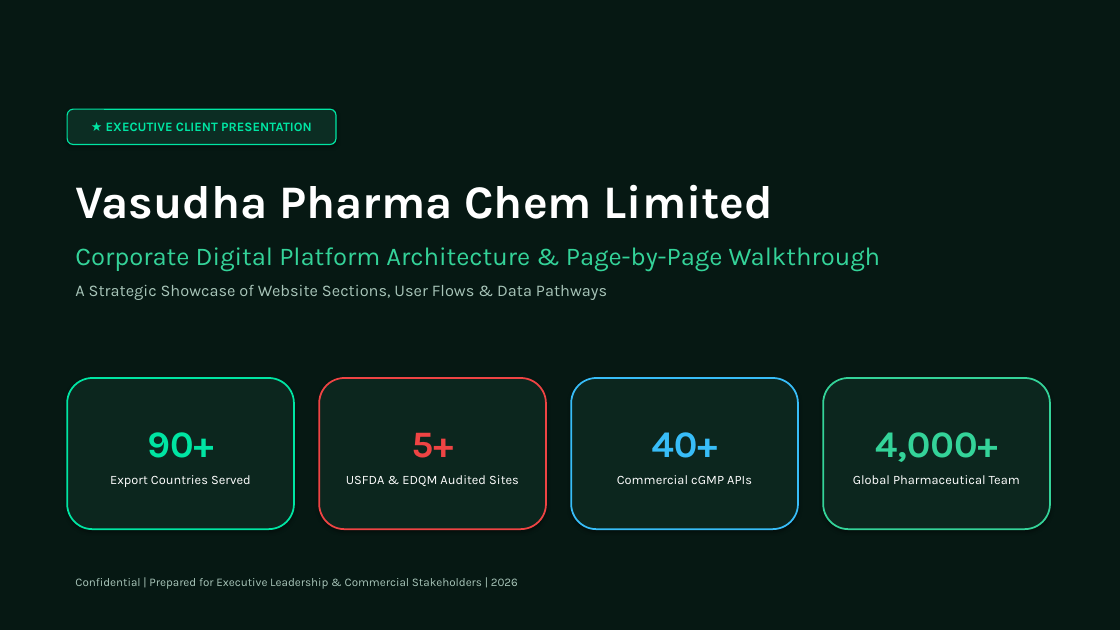
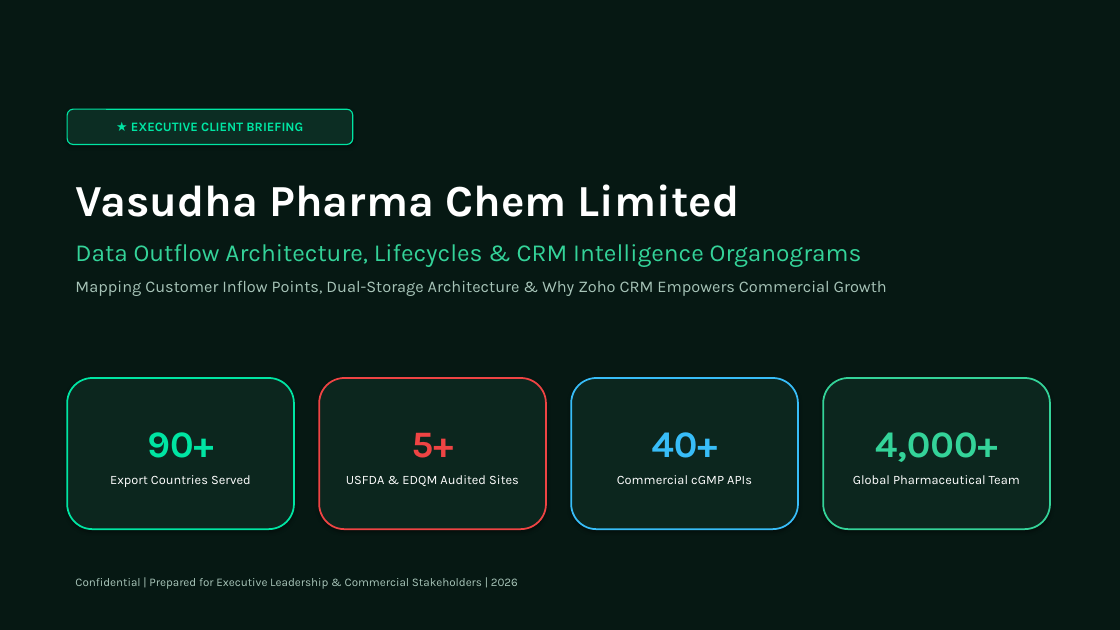
Before and after one commit to saikrishna-bethamcharla/vasudhapharma-green, a slide deck: slide 1 of Vasudha_Pharma_Client_Presentation.pptx. Drawn at 1120x630 pixels with LibreOffice and Linux fonts; fonts in the diff are those of the drawing. Boxes give left, top, right and bottom in pixels: in the first picture for what was removed or moved away, otherwise in the second. Text is boxed around its words. In the diff, an @@ line names an element or a change of style, - is before the commit and + after.

Commit message:
docs(presentation): add data outflow organograms, data lifecycles, and Zoho CRM strategic value

```diff
--- a/Vasudha_Pharma_Client_Presentation.pptx
+++ b/Vasudha_Pharma_Client_Presentation.pptx
@@ rounded rectangle "★ EXECUTIVE CLIENT BRIEFING": place and size @@
-rounded rectangle "★ EXECUTIVE CLIENT BRIEFING" at [67, 109, 336, 145]
+rounded rectangle "★ EXECUTIVE CLIENT BRIEFING" at [67, 109, 353, 145]
@@ text in rounded rectangle at [131, 122, 303, 131]: text changed @@
-★ EXECUTIVE CLIENT PRESENTATION
+★ EXECUTIVE CLIENT BRIEFING
@@ text at [75, 184, 739, 217]: size 40 to 38 pt in "Vasudha Pharma Chem Limited" @@
@@ text at [75, 244, 887, 296]: text changed; size 22 to 14 pt; text colour #34D399 to #A7C4B8 @@
-Corporate Digital Platform Architecture & Page-by-Page Walkthrough
-A Strategic Showcase of Website Sections, User Flows & Data Pathways
+Data Outflow Architecture, Lifecycles & CRM Intelligence Organograms
+Mapping Customer Inflow Points, Dual-Storage Architecture & Why Zoho CRM Empowers Commercial Growth
```
Also in this commit, not shown: 2 other slides changed, 7 slides added, 7 slides removed, 3 other files.
